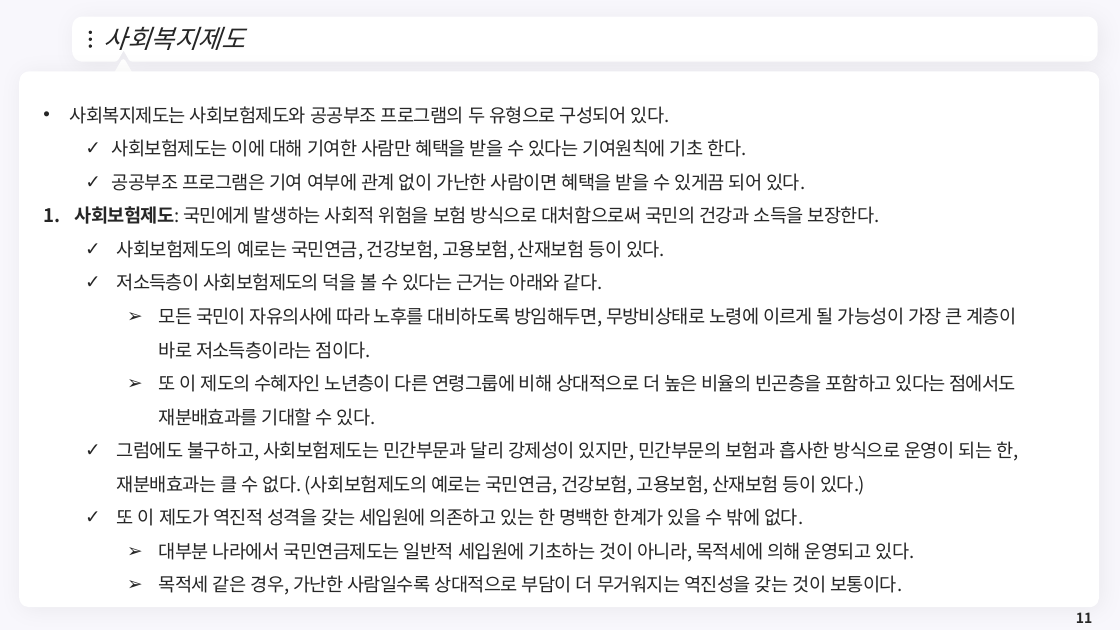
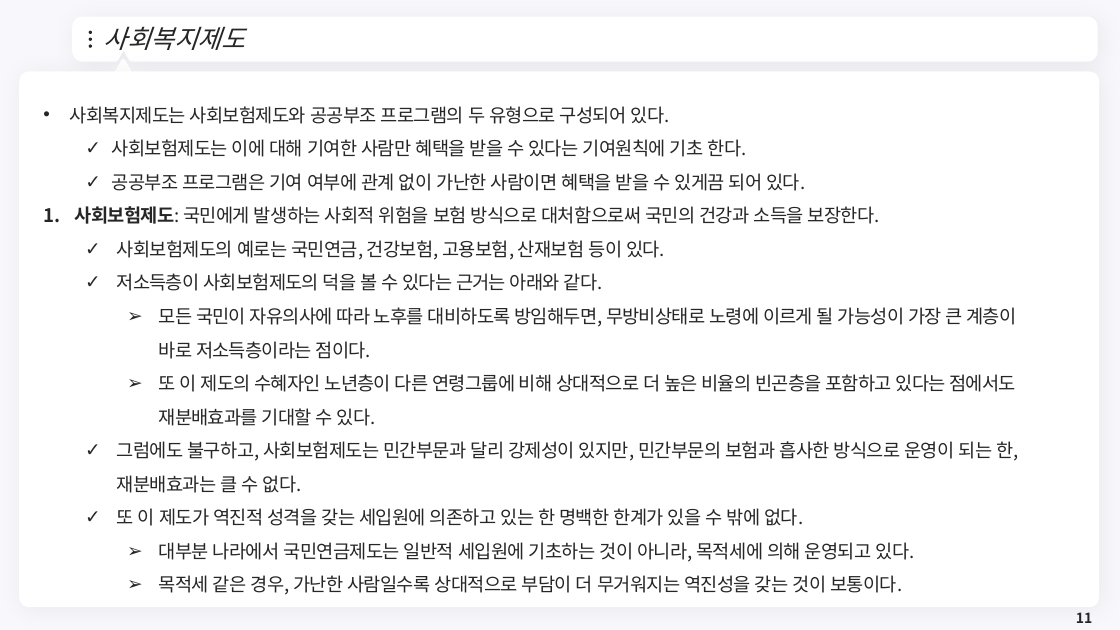
Before and after one commit to meandthey/Teaching, a slide deck: slide 11 of 재정학/01_Lectures/재정학_Chapter_9.pptx. Drawn at 1120x630 pixels with LibreOffice and Linux fonts; fonts in the diff are those of the drawing; background and template pictures are left out. Boxes give left, top, right and bottom in pixels: in the first picture for what was removed or moved away, otherwise in the second. Text is boxed around its words. In the diff, an @@ line names an element or a change of style, - is before the commit and + after.

```diff
--- a/재정학/01_Lectures/재정학_Chapter_9.pptx
+++ b/재정학/01_Lectures/재정학_Chapter_9.pptx
@@ text at box(117, 441, 1019, 493): text changed @@
-  ✓ 그럼에도 불구하고, 사회보험제도는 민간부문과 달리 강제성이 있지만, 민간부문의 보험과 흡사한 방식으로 운영이 되는 한, 재분배효과는 클 수 없다. (사회보험제도의 예로는 국민연금, 건강보험, 고용보험, 산재보험 등이 있다.)
+  ✓ 그럼에도 불구하고, 사회보험제도는 민간부문과 달리 강제성이 있지만, 민간부문의 보험과 흡사한 방식으로 운영이 되는 한, 재분배효과는 클 수 없다.
```
Also in this commit, not shown: 4 other files.
